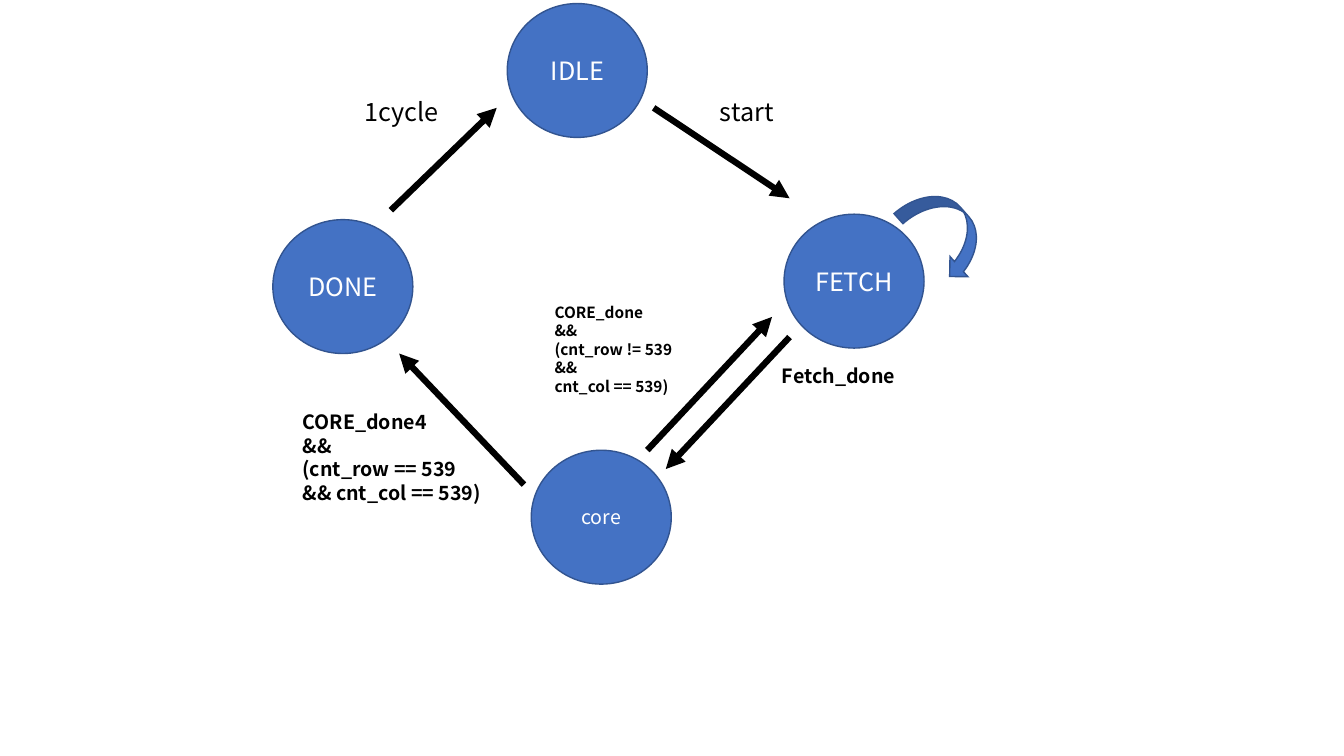
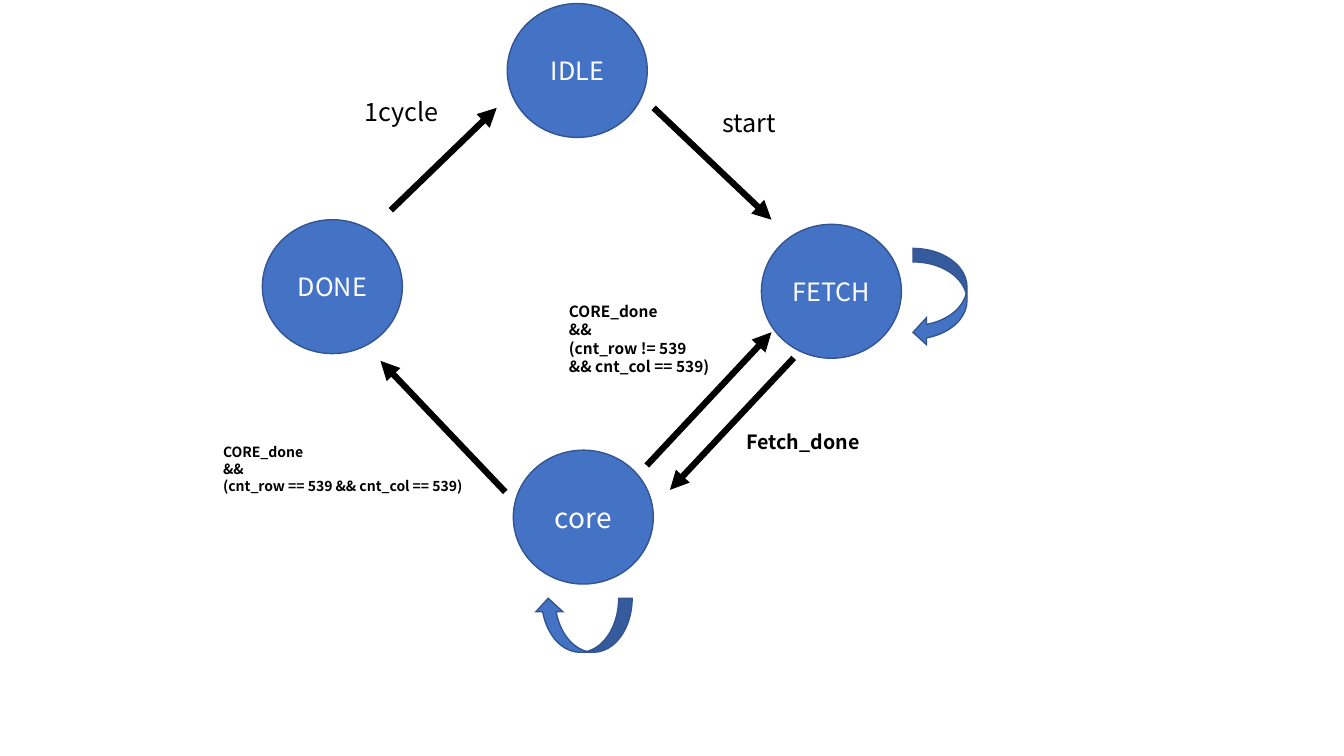
Before and after one commit to YongCastle/ICE2005_42, a slide deck: slide 9 of Plan.pptx. Drawn at 1344x756 pixels with LibreOffice and Linux fonts; fonts in the diff are those of the drawing. Boxes give left, top, right and bottom in pixels: in the first picture for what was removed or moved away, otherwise in the second. Text is boxed around its words. In the diff, an @@ line names an element or a change of style, - is before the commit and + after.

```diff
--- a/Plan.pptx
+++ b/Plan.pptx
@@ arrow moved from (653, 108) - (789, 199) to (653, 108) - (771, 220) @@
@@ text "start": place and size @@
-text "start" at bbox=[720, 103, 774, 122]
+text "start" at bbox=[722, 114, 776, 133]
@@ ellipse "DONE": place and size @@
-ellipse "DONE" at bbox=[273, 220, 413, 354]
+ellipse "DONE" at bbox=[262, 220, 402, 354]
@@ ellipse "FETCH": place and size @@
-ellipse "FETCH" at bbox=[784, 215, 925, 349]
+ellipse "FETCH" at bbox=[761, 225, 901, 359]
@@ curved down arrow at bbox=[913, 249, 967, 346]: rotation 48 to 90 degrees @@
@@ text "CORE_done": place and size @@
-text "CORE_done" at bbox=[555, 305, 672, 395]
+text "CORE_done" at bbox=[569, 304, 709, 375]
@@ text at bbox=[595, 359, 709, 375]: text changed @@
-&&
-cnt_col == 539)
+&& cnt_col == 539)
@@ arrow moved from (647, 451) - (772, 317) to (647, 466) - (771, 333) @@
@@ arrow moved from (789, 337) - (666, 469) to (793, 358) - (670, 490) @@
@@ arrow moved from (524, 485) - (399, 354) to (505, 492) - (380, 361) @@
@@ text "CORE_done": place and size @@
-text "CORE_done" at bbox=[303, 413, 481, 504]
+text "CORE_done" at bbox=[223, 445, 462, 494]
@@ text "CORE_done" at bbox=[223, 445, 462, 494]: size 14 to 10 pt in "&&" @@
@@ text at bbox=[223, 445, 303, 460]: text changed; size 14 to 10 pt @@
-CORE_done4
+CORE_done
@@ text "Fetch_done": place and size @@
-text "Fetch_done" at bbox=[782, 367, 895, 386]
+text "Fetch_done" at bbox=[746, 433, 859, 452]
@@ text at bbox=[223, 479, 462, 494]: text changed; size 14 to 10 pt @@
-(cnt_row == 539
-&& cnt_col == 539)
+(cnt_row == 539 && cnt_col == 539)
@@ ellipse "core": place and size @@
-ellipse "core" at bbox=[531, 451, 671, 585]
+ellipse "core" at bbox=[513, 451, 653, 585]
@@ ellipse "core" at bbox=[513, 451, 653, 585]: size 14 to 20 pt @@
@@ curved down arrow added at bbox=[534, 599, 632, 653], fill #4472C4, outline #325491 1 pt @@
```
Also in this commit, not shown: 1 other slide changed, 2 slides added, 3 other files.
